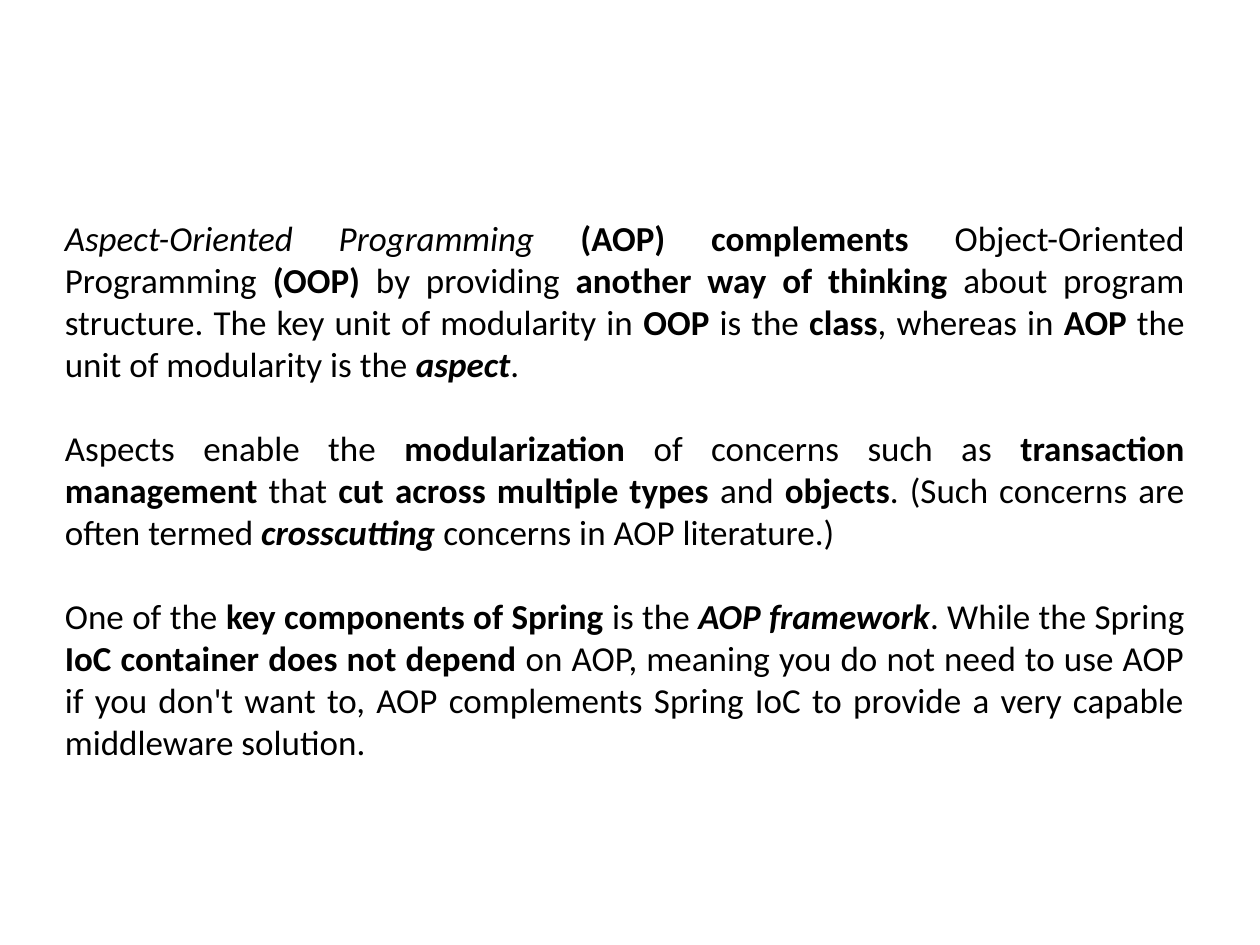
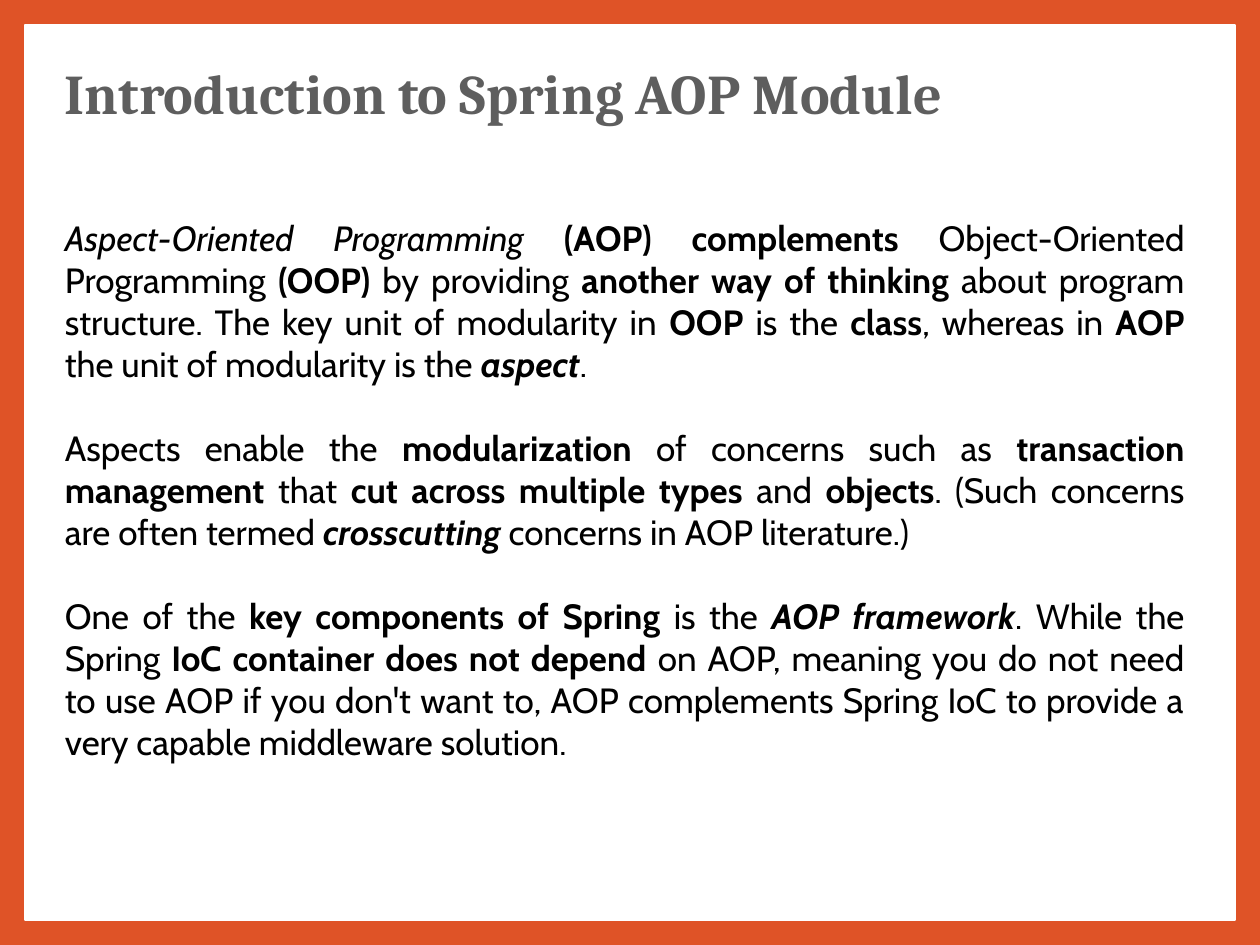
Before and after one commit to jrambasana/AJP2022-material, a slide deck: slide 39 of AJP Slides/AJP (01ce0502) - Unit 7 - Spring.pptx (slide 38 before the commit). Drawn at 1260x945 pixels with LibreOffice and Linux fonts; fonts in the diff are those of the drawing; background and template pictures are left out. Boxes give left, top, right and bottom in pixels: in the first picture for what was removed or moved away, otherwise in the second. Text is boxed around its words. In the diff, an @@ line names an element or a change of style, - is before the commit and + after.

```diff
--- a/AJP Slides/AJP (01ce0502) - Unit 7 - Spring.pptx
+++ b/AJP Slides/AJP (01ce0502) - Unit 7 - Spring.pptx
@@ background picture (left out) to #DF5327 @@
@@ rectangle added at bbox=[25, 25, 1235, 920], fill #FFFFFF, outline #FFFFFF 1 pt @@
@@ text "Introduction to Spring AOP Module": place and size @@
-text "Introduction to Spring AOP Module" at bbox=[0, 53, 609, 202]
+text "Introduction to Spring AOP Module" at bbox=[65, 75, 942, 127]
@@ text "Introduction to Spring AOP Module" at bbox=[65, 75, 942, 127]: text colour #FFFFFF to #5E5E5E; alignment centre to left @@
@@ text "Aspect-Oriented Programming (AOP) complements Object-Oriente ..." at bbox=[65, 224, 1185, 764]: font Calibri to Cabin @@
```
Also in this commit, not shown: 46 other slides changed, 3 slides added, 2 slides removed, 17 other files.
